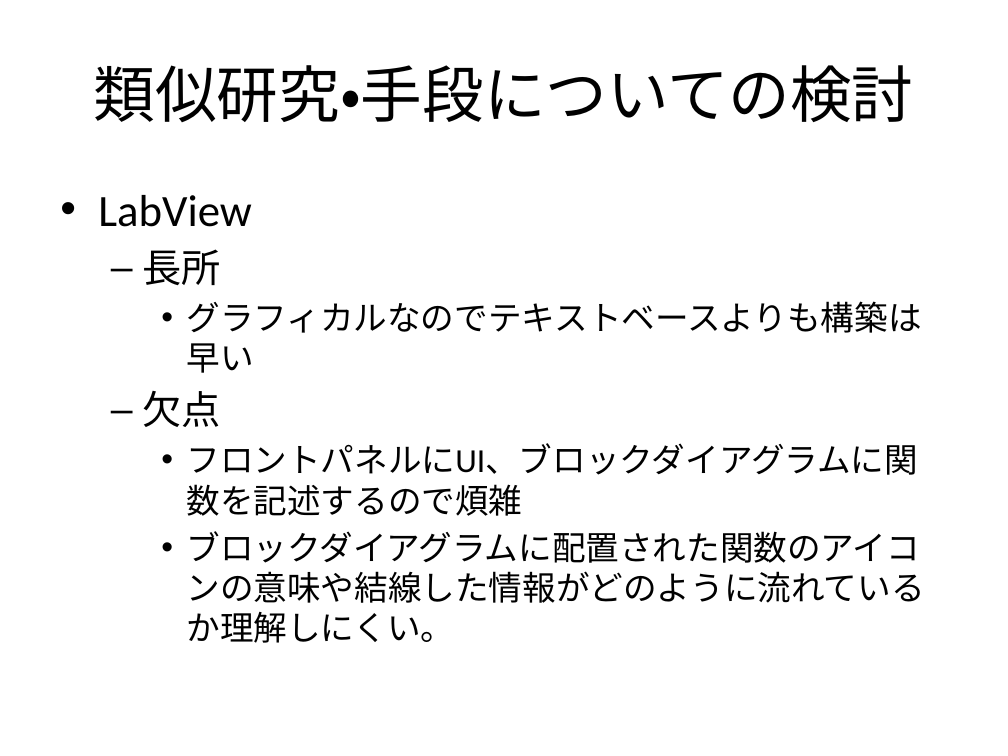
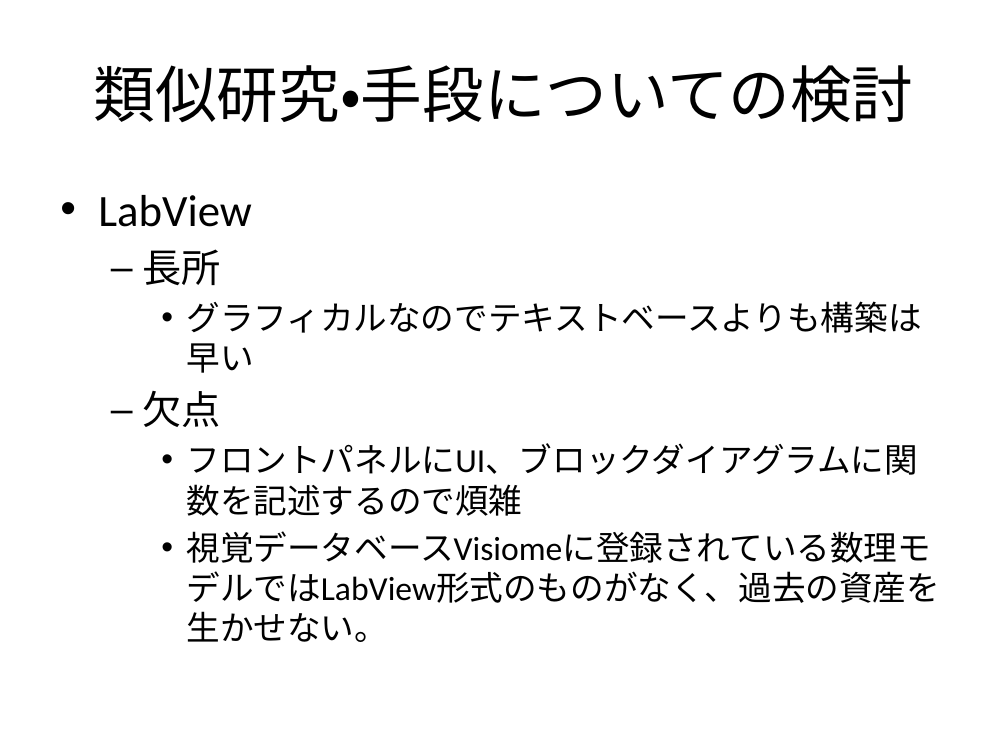
Before and after one commit to f-akazawa/akaz_uecdevelop, a slide deck: slide 15 of doc/中間発表資料.pptx (slide 13 before the commit). Drawn at 1008x756 pixels with LibreOffice and Linux fonts; fonts in the diff are those of the drawing. Boxes give left, top, right and bottom in pixels: in the first picture for what was removed or moved away, otherwise in the second. Text is boxed around its words. In the diff, an @@ line names an element or a change of style, - is before the commit and + after.

Commit message:
先生のコメントを反映させた
問題点は現状の図で面倒くさそうだし
提案手法はポンチ絵でまず書いてみた

```diff
--- a/doc/中間発表資料.pptx
+++ b/doc/中間発表資料.pptx
@@ text at bbox=[186, 531, 940, 642]: text changed @@
-    • ブロックダイアグラムに配置された関数のアイコンの意味や結線した情報がどのように流れているか理解しにくい。
+    • 視覚データベースVisiomeに登録されている数理モデルではLabView形式のものがなく、過去の資産を生かせない。
```
Also in this commit, not shown: 2 other slides changed, 3 slides added, 3 slides removed.
